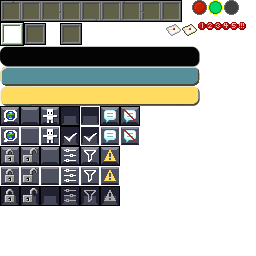
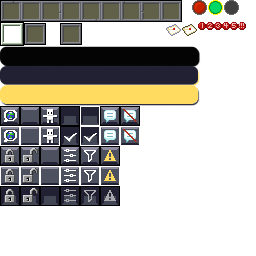
Layer changes from the first 256x256 image to the second:
added layer "button hover" above "button up" over [0, 85, 200, 106]
added layer "button up" above "button disabled" over [0, 66, 200, 87]
hid "Pasted Layer #5" over [17, 67, 172, 86]
hid "Pasted Layer #4" over [172, 67, 200, 86]
hid "Pasted Layer #3" over [0, 67, 138, 86]
hid "Pasted Layer" over [30, 86, 178, 106]
hid "Pasted Layer #1" over [177, 86, 200, 106]
hid "Transformation" over [0, 86, 32, 107]
